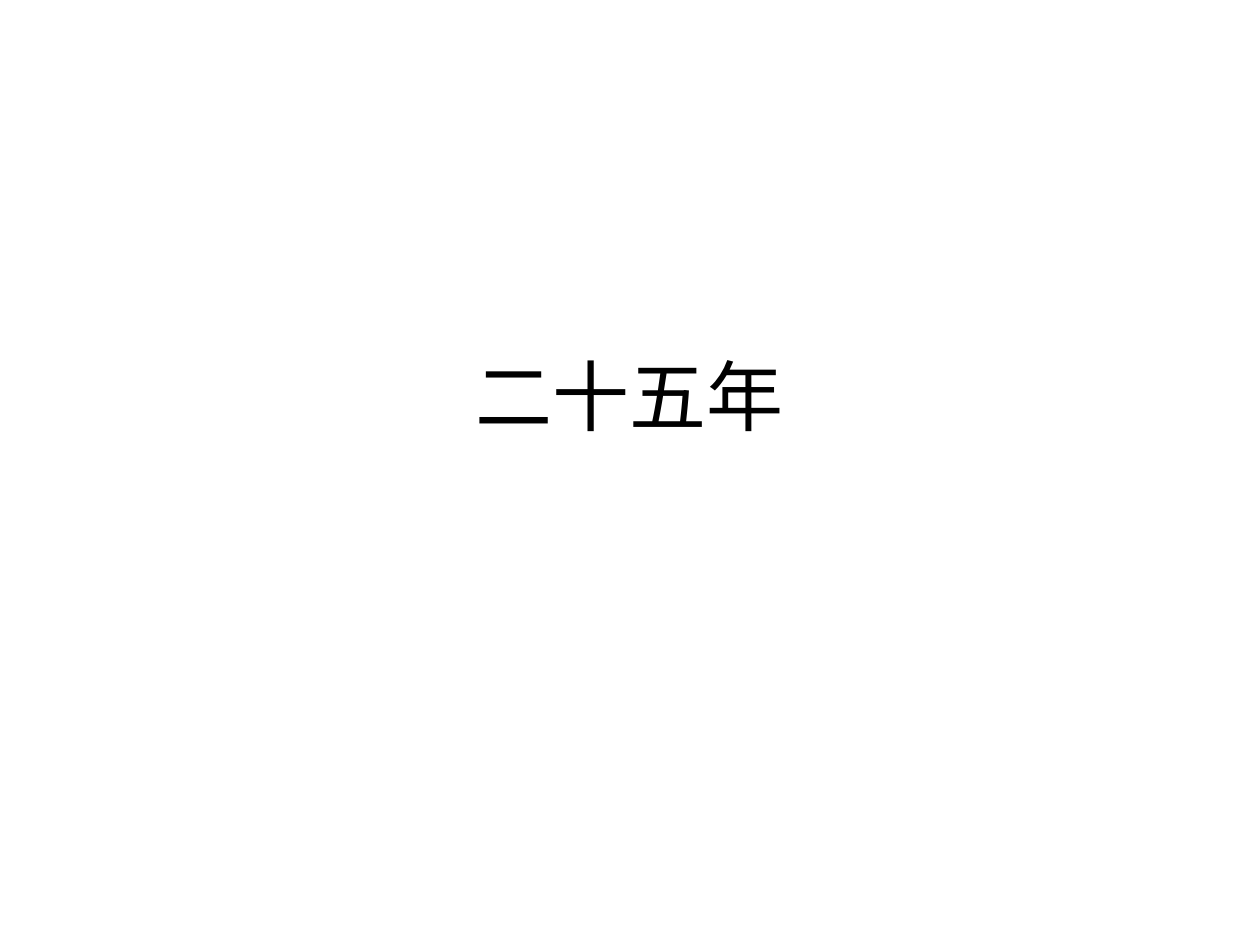
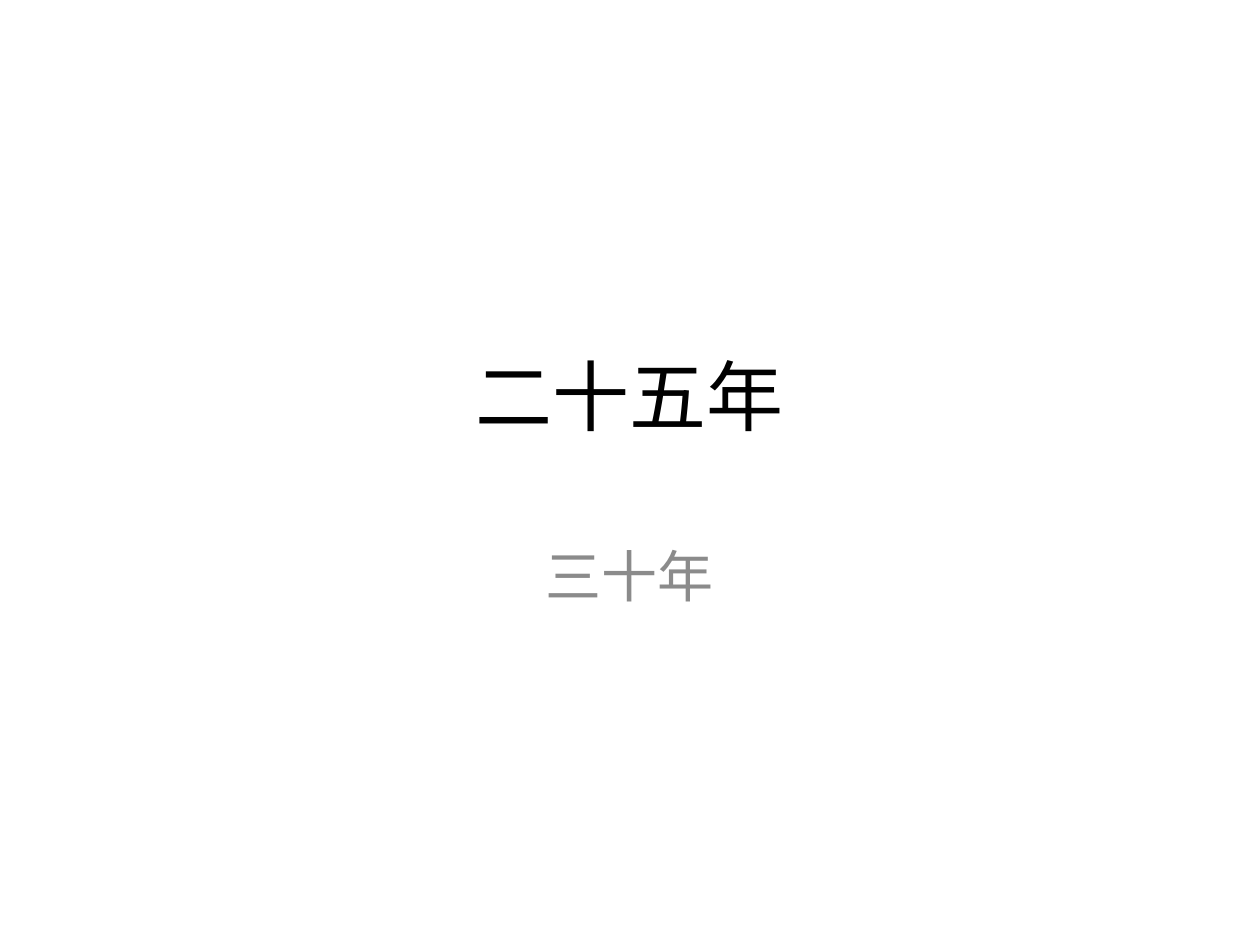
Before and after one commit to chiliming/Games, a slide deck: slide 1 of Blizzard.pptx. Drawn at 1260x945 pixels with LibreOffice and Linux fonts; fonts in the diff are those of the drawing. Boxes give left, top, right and bottom in pixels: in the first picture for what was removed or moved away, otherwise in the second. Text is boxed around its words. In the diff, an @@ line names an element or a change of style, - is before the commit and + after.

Commit message:
1st modify

```diff
--- a/Blizzard.pptx
+++ b/Blizzard.pptx
@@ subtitle added at [546,550,714,602], 32 pt, text #8C8C8C @@
+三十年
```
